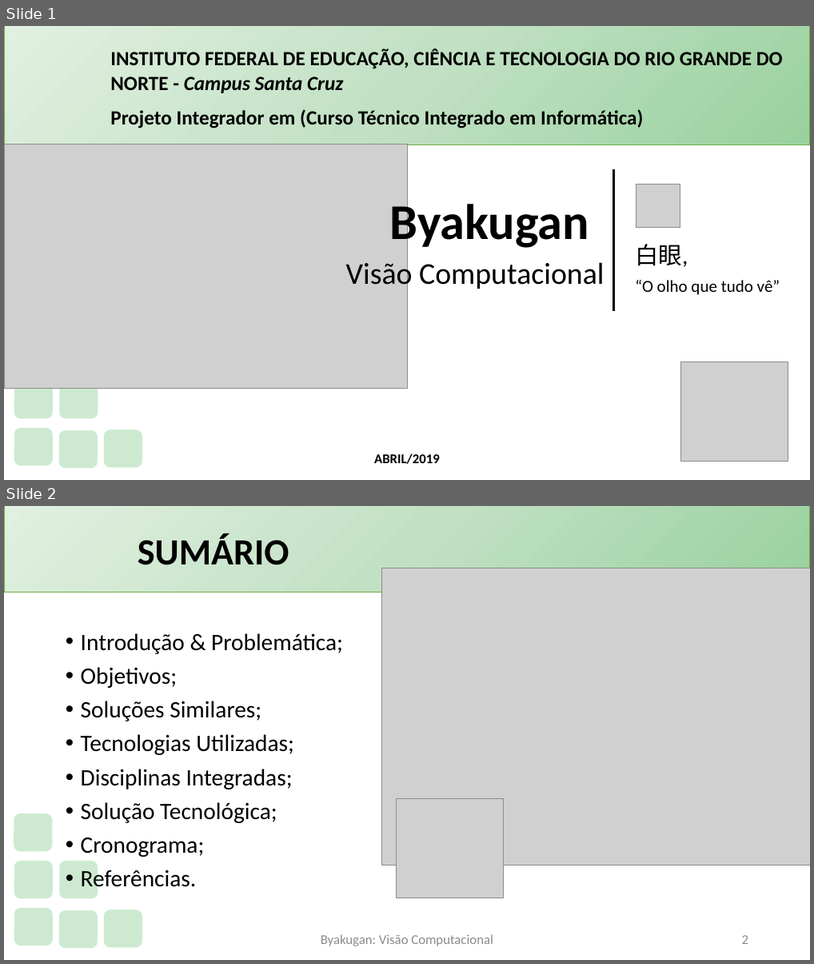
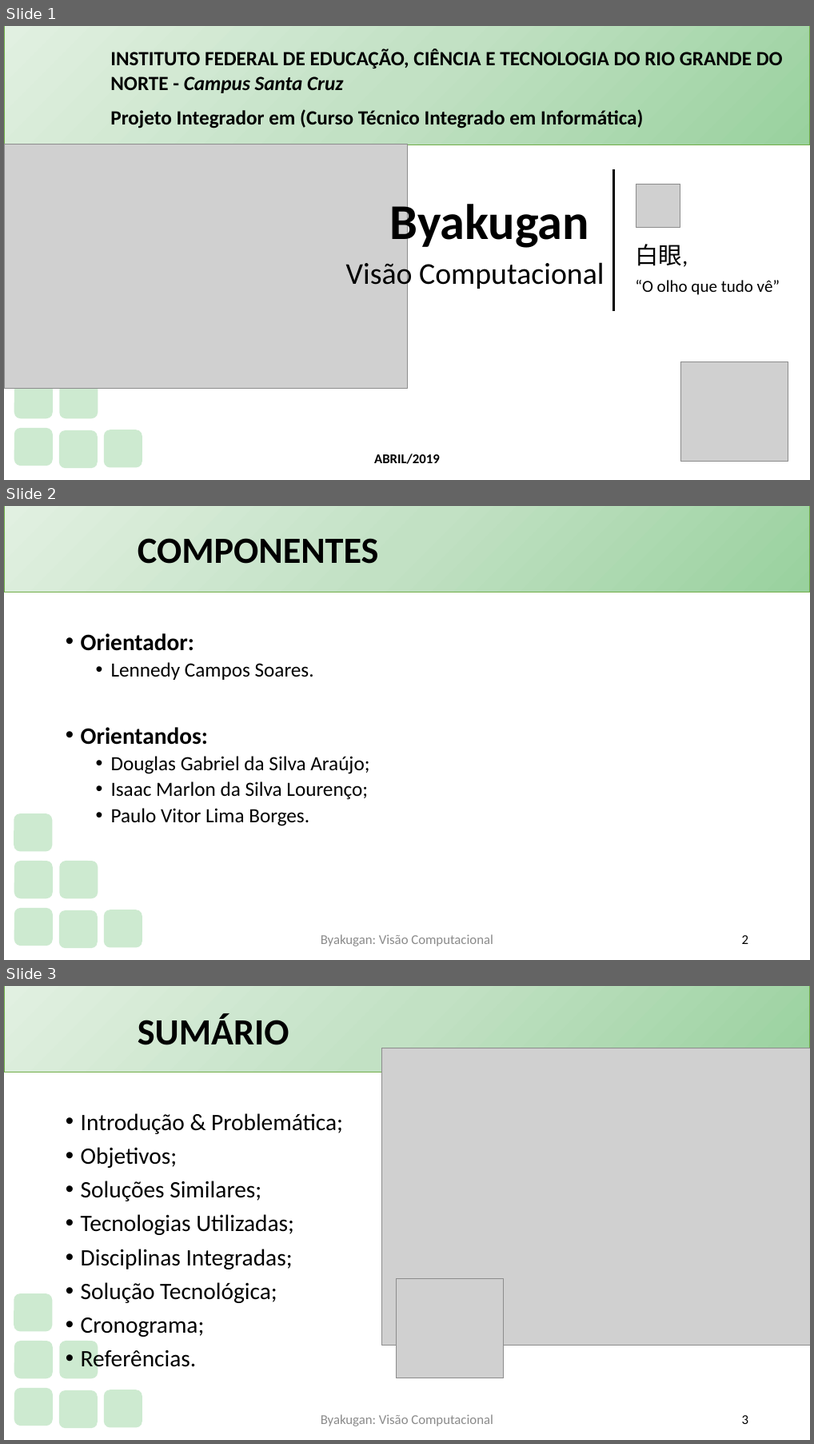
Before and after one commit to PauloVLB/Projeto_Integrador, a slide deck: Slide.pptx. Shown one above the other, each under a label of ours: slides 1 and 2 before the commit, slides 1, 2 and 3 after it. The pictures are 814x964 and 814x1444 pixels, drawn with LibreOffice and Linux fonts; fonts in the diff are those of the drawing; grey boxes stand for pictures; background and template pictures are left out. Boxes give left, top, right and bottom in pixels: in the first picture for what was removed or moved away, otherwise in the second. Text is boxed around its words. In the diff, an @@ line names an element or a change of style, - is before the commit and + after.

```diff
--- a/Slide.pptx
+++ b/Slide.pptx
@@ slide 2 added at (4,506,810,960), background #FFFFFF; not listed: 7 template elements that a slide beside it also shows @@
@@ title added at (138,538,379,564), 44 pt, text #000000, bold @@
+COMPONENTES
@@ text added at (81,633,370,826), 24 pt, text #000000 @@
+• Orientador:
+  • Lennedy Campos Soares.
+• Orientandos:
+  • Douglas Gabriel da Silva Araújo;
+  • Isaac Marlon da Silva Lourenço;
+  • Paulo Vitor Lima Borges.
@@ text added at (321,934,494,946), 16 pt, text #8C8C8C @@
+Byakugan: Visão Computacional
@@ page number added at (742,935,749,944), 16 pt, text #000000 @@
+2
@@ what was slide 2 is now slide 3 @@
@@ page number at (742,1415,749,1424): text changed; text colour #8C8C8C to #000000 @@
-2
+3
```
Also in this commit, not shown: 5 slides changed, 4 other files.
